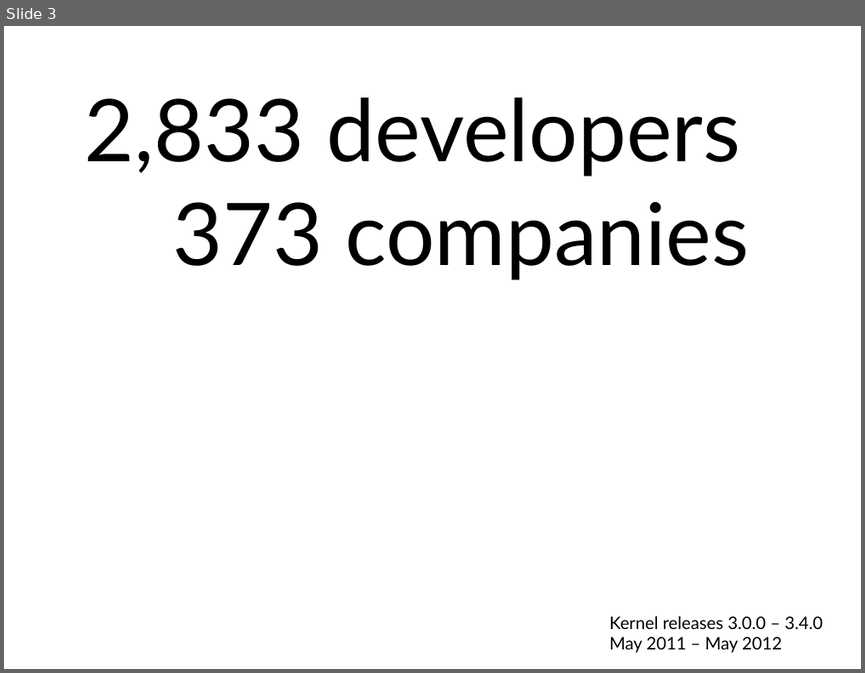
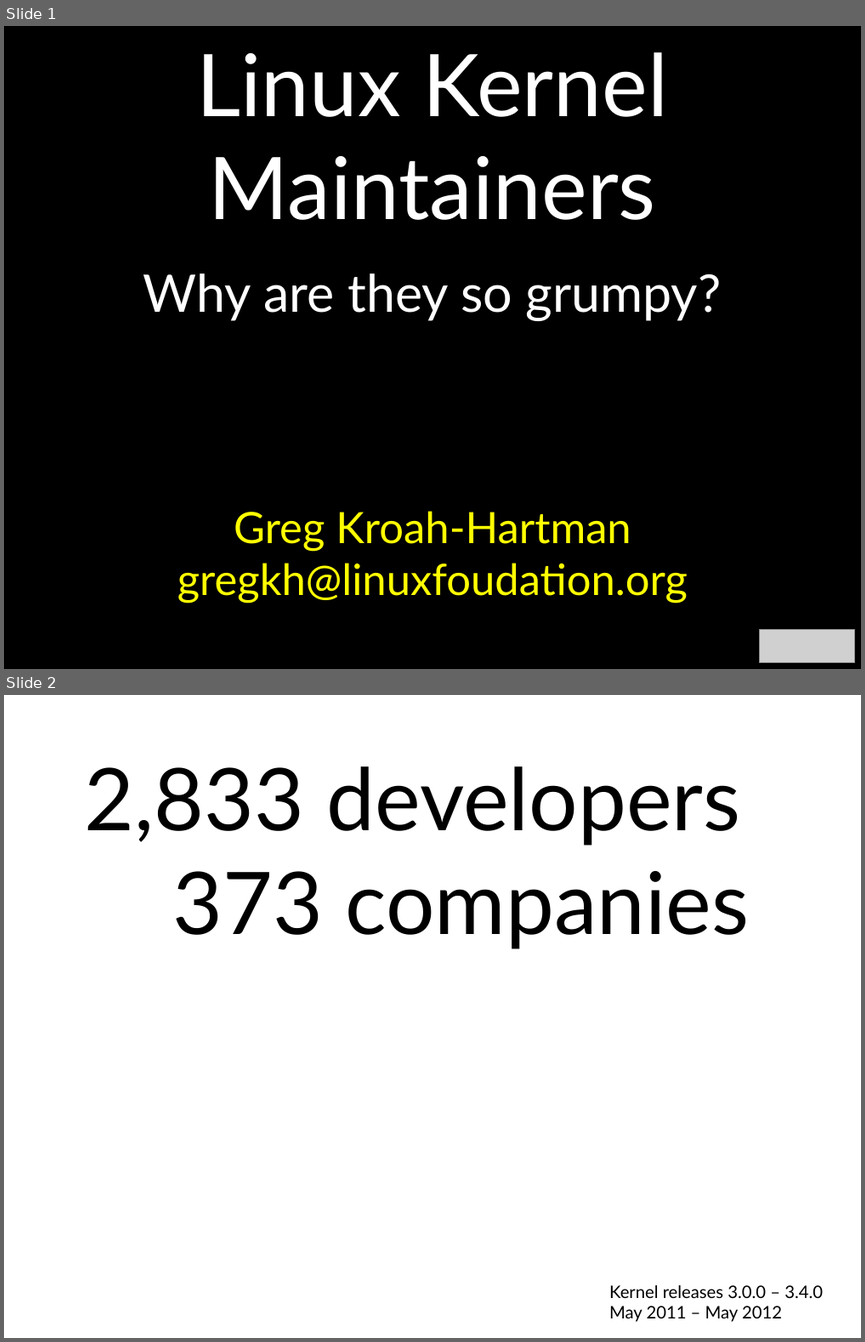
Before and after one commit to gregkh/presentation-linux-maintainer, a slide deck: maintainer.odp. Shown one above the other, each under a label of ours: slide 3 before the commit, slides 1 and 2 after it. The pictures are 865x673 and 865x1342 pixels, drawn with LibreOffice and Linux fonts; fonts in the diff are those of the drawing; grey boxes stand for pictures. Boxes give left, top, right and bottom in pixels: in the first picture for what was removed or moved away, otherwise in the second. Text is boxed around its words. In the diff, an @@ line names an element or a change of style, - is before the commit and + after.

```diff
--- a/maintainer.odp
+++ b/maintainer.odp
@@ slide 1 added at <box>4,26,861,669</box>, background #FFFFFF @@
@@ rectangle added at <box>4,26,861,669</box>, fill #000000, outline #000000 0 pt @@
@@ text added at <box>143,52,721,321</box>, 80 pt, text #FFFFFF @@
+Linux Kernel Maintainers
+Why are they so grumpy?
@@ text added at <box>177,510,687,602</box>, 40 pt, text #FFFF00 @@
+Greg Kroah-Hartman
+gregkh@linuxfoudation.org
@@ picture added at <box>760,630,855,663</box> @@
@@ what was slide 3 is now slide 2 @@
```
Also in this commit, not shown: 1 slide changed, 1 other slide added, 27 slides removed, 1 other file.
